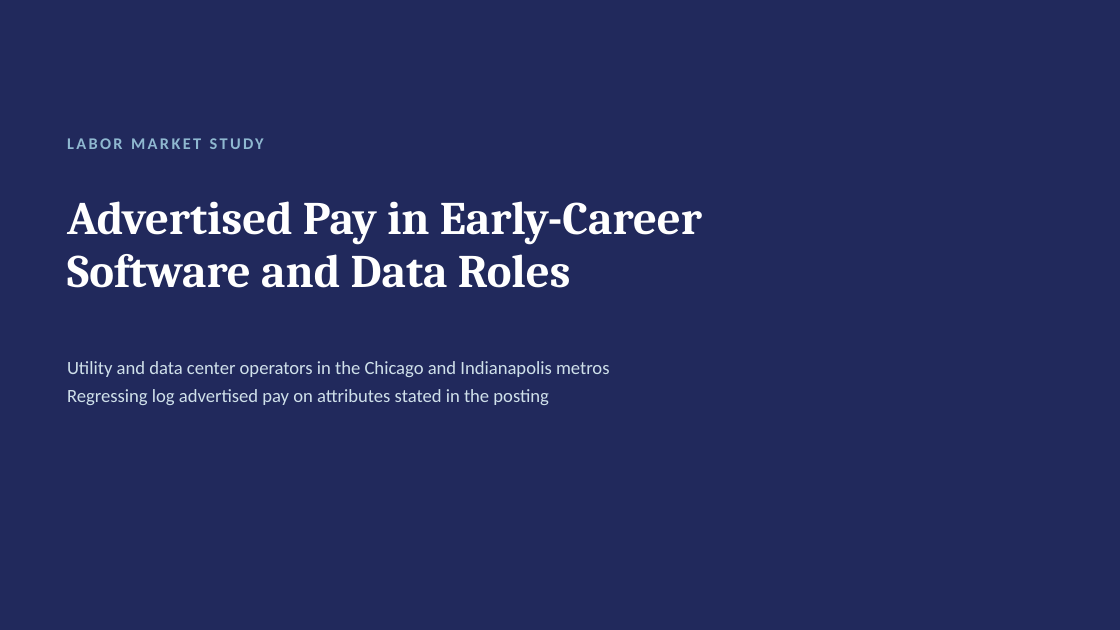
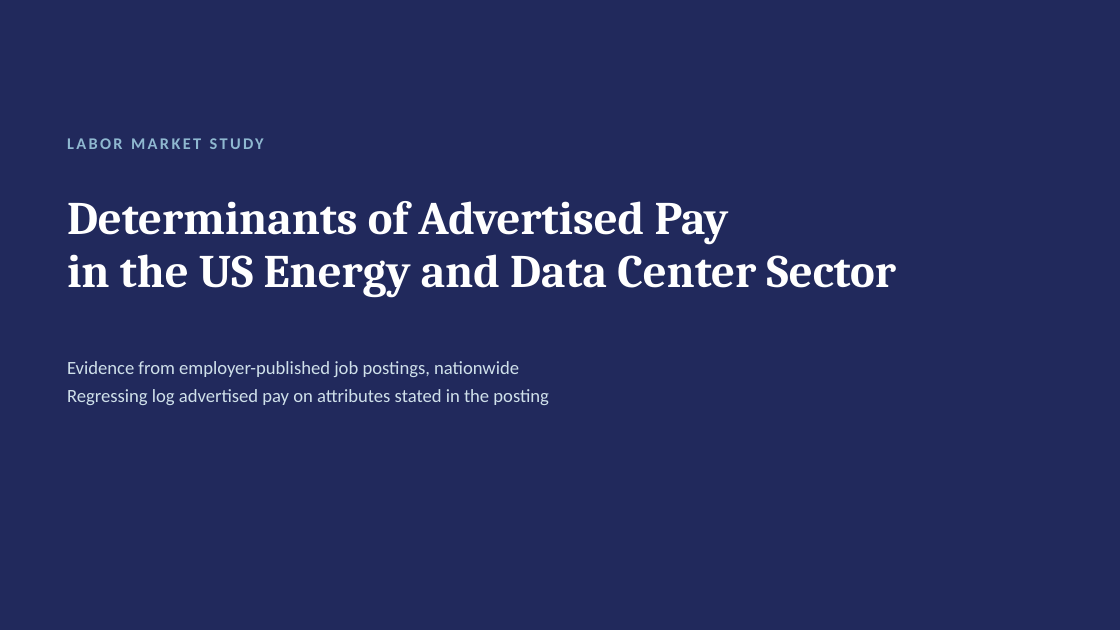
Before and after one commit to hendeal-cyber/Modern-Labor-Market-Data-Submission, a slide deck: slide 1 of paper/presentation.pptx. Drawn at 1120x630 pixels with LibreOffice and Linux fonts; fonts in the diff are those of the drawing. Boxes give left, top, right and bottom in pixels: in the first picture for what was removed or moved away, otherwise in the second. Text is boxed around its words. In the diff, an @@ line names an element or a change of style, - is before the commit and + after.

```diff
--- a/paper/presentation.pptx
+++ b/paper/presentation.pptx
@@ text at <box>67,201,896,298</box>: text changed @@
-Advertised Pay in Early-Career
-Software and Data Roles
+Determinants of Advertised Pay
+in the US Energy and Data Center Sector
@@ text at <box>67,361,519,377</box>: text changed @@
-Utility and data center operators in the Chicago and Indianapolis metros
+Evidence from employer-published job postings, nationwide
```
Also in this commit, not shown: 4 other slides changed, 2 other files.
